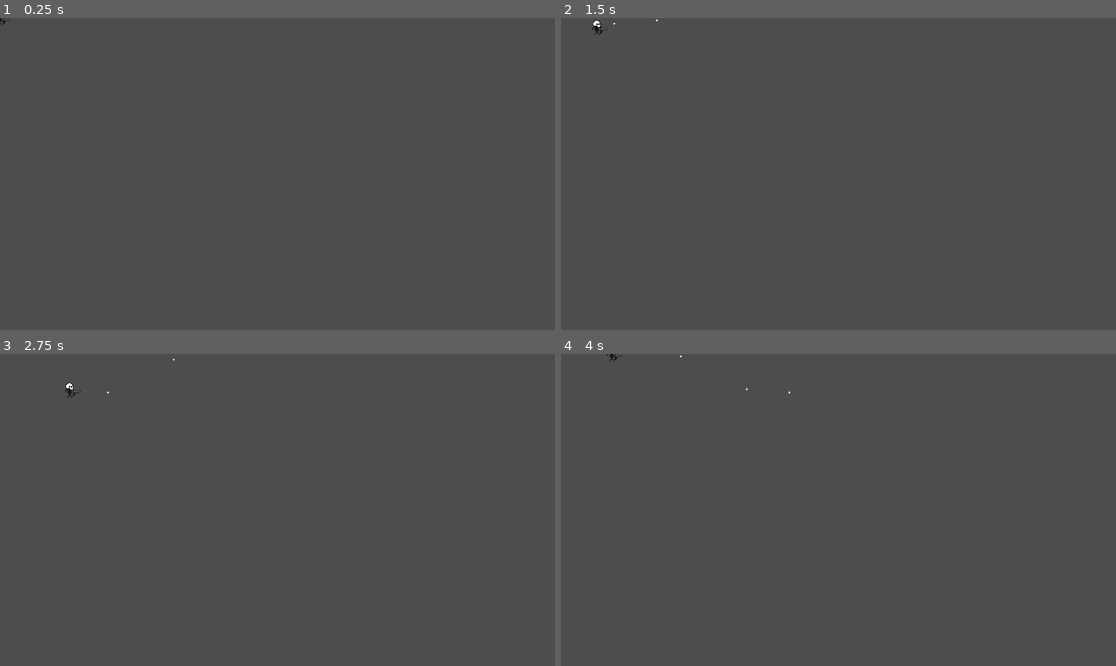
Above: before the commit, frames 1-4 (two rows, left to right).
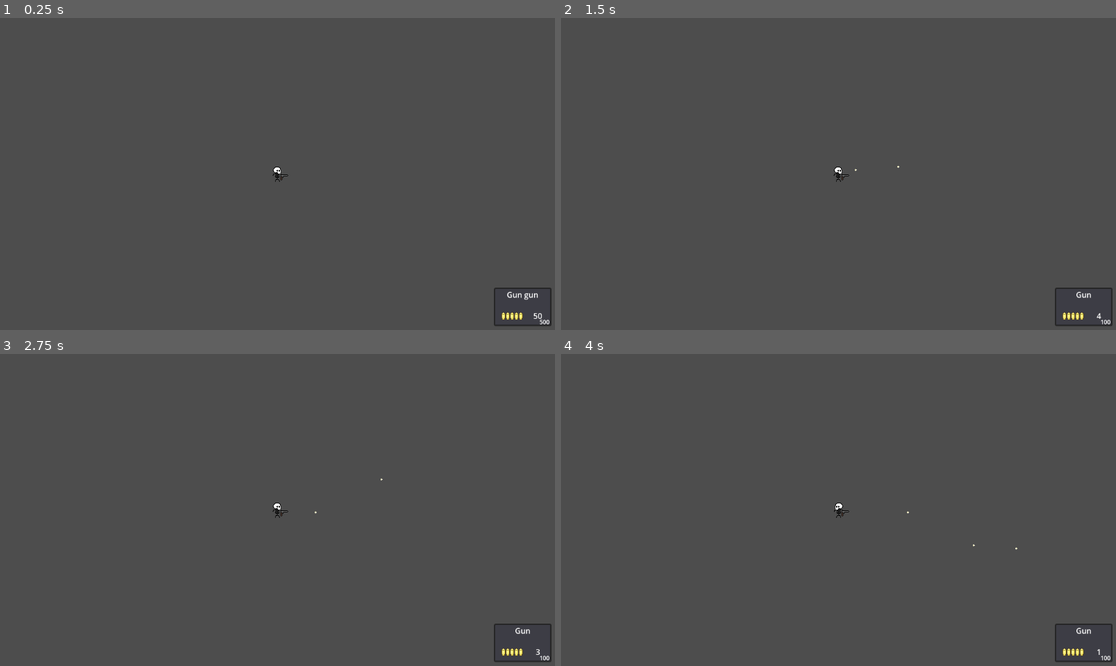
Above: after the commit, the same moments.

Repository: Matobro/bulletskeles
Game: Godot game, scene res://Characters/Player/Player.tscn
The game is run twice, just before and just after one commit, with the same random seed, the same clock (stepped at 60 frames per second) and the same inputs. The project has no main scene, so this scene is started directly.
Inputs (mouse positions are in pixels of both pictures, inside the frame that each line leads up to):
- Up to frame 1 (0.25 s): no input
- Up to frame 2 (1.5 s): tap Enter at 0.5 s; move the mouse to (960, 158) at 0.52 s; press the mouse at (960, 158) at 0.53 s; hold D (right) 0.53-1.28 s; tap Space at 1.25 s; move the mouse to (727, 189) at 1.27 s; release the mouse at (727, 189) at 1.28 s; hold S (down) from 1.28 s (still down); click (727, 189) at 1.35 s
- Up to frame 3 (2.75 s): tap Enter at 2 s; move the mouse to (333, 441) at 2.02 s; release S (down) at 2.03 s; press the mouse at (333, 441) at 2.03 s; hold D (right) from 2.03 s (still down)
- Up to frame 4 (4 s): move the mouse to (810, 572) at 2.77 s; release D (right) at 2.78 s; release the mouse at (810, 572) at 2.78 s; hold W (up) 2.78-3.53 s; click (810, 572) at 2.85 s; move the mouse to (1005, 556) at 3.52 s; press the mouse at (1005, 556) at 3.53 s; hold A (left) from 3.53 s (still down)

The runs differ from the first frame. In frame 1, 0.4% of the frame differs, in the area x 0-100%, y 0-99%; in frame 2, 0.4%, in the area x 5-100%, y 0-99%; in frame 3, 0.4%; in frame 4, 0.4%.

Commit message:
weapon ui + reloading + ammo

Diff:
--- a/Characters/Player/Player.gd
+++ b/Characters/Player/Player.gd
@@ -1,12 +1,16 @@
 extends Node2D
+
+class_name Player
 
 var movement: PlayerMovement
 var input: PlayerInput
+var weapon_ui: WeaponUI
 
 var current_weapon: Weapon
 
 var inventory = [] # weapon scene, weapon stats
 var current_index = 0
+
 func _ready():
 	setup_player()
 	add_test_gun()
@@ -26,8 +30,13 @@
 	input = $Player/PlayerInput
 	input.initialize_input(self)
 
+	weapon_ui = $CanvasLayer/UI/WeaponPanel
+
 func equip_weapon(index: int):
 	if current_weapon:
+		if is_connected("ammo_changed", update_weapon_ui()):
+			disconnect("ammo_changed", update_weapon_ui())
+
 		current_weapon.queue_free()
 
 	current_index = index
@@ -39,3 +48,8 @@
 
 	$Player/WeaponSlot.add_child(current_weapon)
 	current_weapon.position = $Player/WeaponPoint.position
+
+	current_weapon.player = self
+
+func update_weapon_ui():
+	weapon_ui.update_weapon(current_weapon)
--- a/Characters/Player/Player.tscn
+++ b/Characters/Player/Player.tscn
@@ -1,8 +1,9 @@
-[gd_scene load_steps=22 format=3 uid="uid://bui30j08h64tj"]
+[gd_scene load_steps=23 format=3 uid="uid://bui30j08h64tj"]
 
 [ext_resource type="Texture2D" uid="uid://dlytkvhw85vct" path="res://Characters/Player/SkellingtonIdle.png" id="1_6mep6"]
 [ext_resource type="Script" uid="uid://ciyl7omy0vy67" path="res://Characters/Player/Player.gd" id="1_oc658"]
 [ext_resource type="Script" uid="uid://ngwt0ainmd7x" path="res://Characters/Player/PlayerMovement.gd" id="1_yeefy"]
+[ext_resource type="PackedScene" uid="uid://rbpa0vf1bi6q" path="res://UI/PlayerUI.tscn" id="2_vpjpg"]
 [ext_resource type="Texture2D" uid="uid://egk4e28kthuj" path="res://Characters/Player/SkellingtonWalk.png" id="2_yeefy"]
 [ext_resource type="Script" uid="uid://dyp8emks0rcau" path="res://Characters/Player/PlayerAnimations.gd" id="4_aj84o"]
 [ext_resource type="Script" uid="uid://dsgngy8ux3qmj" path="res://Characters/Player/PlayerInput.gd" id="6_11ham"]
@@ -116,8 +117,14 @@
 [node name="PlayerObject" type="Node2D"]
 script = ExtResource("1_oc658")
 
+[node name="CanvasLayer" type="CanvasLayer" parent="."]
+
+[node name="UI" parent="CanvasLayer" instance=ExtResource("2_vpjpg")]
+
 [node name="Player" type="CharacterBody2D" parent="."]
 script = ExtResource("1_yeefy")
+
+[node name="Camera2D" type="Camera2D" parent="Player"]
 
 [node name="AnimatedSprite2D" type="AnimatedSprite2D" parent="Player"]
 sprite_frames = SubResource("SpriteFrames_5xivi")
--- /dev/null
+++ b/UI/PlayerUI.tscn
@@ -0,0 +1,98 @@
+[gd_scene load_steps=4 format=3 uid="uid://rbpa0vf1bi6q"]
+
+[ext_resource type="Script" uid="uid://c0jw7ue6u5ire" path="res://UI/WeaponUI.gd" id="1_0gjvn"]
+[ext_resource type="Texture2D" uid="uid://dhyd4d5dp1edj" path="res://UI/Icons/AmmoIcon.png" id="1_hriva"]
+
+[sub_resource type="StyleBoxFlat" id="StyleBoxFlat_0gjvn"]
+content_margin_left = 0.0
+content_margin_top = 0.0
+content_margin_right = 0.0
+content_margin_bottom = 0.0
+bg_color = Color(0.20392157, 0.20392157, 0.2509804, 0.61960787)
+border_width_left = 3
+border_width_top = 3
+border_width_right = 3
+border_width_bottom = 3
+border_color = Color(0.15487596, 0.154876, 0.15487587, 1)
+corner_radius_top_left = 3
+corner_radius_top_right = 3
+corner_radius_bottom_right = 3
+corner_radius_bottom_left = 3
+corner_detail = 5
+
+[node name="UI" type="Control"]
+layout_mode = 3
+anchors_preset = 15
+anchor_right = 1.0
+anchor_bottom = 1.0
+grow_horizontal = 2
+grow_vertical = 2
+
+[node name="WeaponPanel" type="Panel" parent="."]
+layout_mode = 1
+anchors_preset = 3
+anchor_left = 1.0
+anchor_top = 1.0
+anchor_right = 1.0
+anchor_bottom = 1.0
+offset_left = -127.0
+offset_top = -88.0
+offset_right = -7.0
+offset_bottom = -8.0
+grow_horizontal = 0
+grow_vertical = 0
+theme_override_styles/panel = SubResource("StyleBoxFlat_0gjvn")
+script = ExtResource("1_0gjvn")
+
+[node name="WeaponName" type="Label" parent="WeaponPanel"]
+layout_mode = 1
+anchors_preset = 15
+anchor_right = 1.0
+anchor_bottom = 1.0
+offset_left = 3.0
+offset_top = 3.0
+offset_right = -3.0
+offset_bottom = -54.0
+grow_horizontal = 2
+grow_vertical = 2
+text = "Gun gun"
+horizontal_alignment = 1
+
+[node name="AmmoIcon" type="TextureRect" parent="WeaponPanel"]
+layout_mode = 0
+offset_left = 16.0
+offset_top = 51.0
+offset_right = 60.0
+offset_bottom = 91.0
+texture = ExtResource("1_hriva")
+stretch_mode = 2
+
+[node name="MagazineAmount" type="Label" parent="WeaponPanel"]
+layout_mode = 1
+anchors_preset = 15
+anchor_right = 1.0
+anchor_bottom = 1.0
+offset_left = 68.0
+offset_top = 47.0
+offset_right = -4.0
+offset_bottom = 16.0
+grow_horizontal = 2
+grow_vertical = 2
+text = "50
+"
+horizontal_alignment = 1
+
+[node name="AmmoAmount" type="Label" parent="WeaponPanel"]
+layout_mode = 1
+anchors_preset = 15
+anchor_right = 1.0
+anchor_bottom = 1.0
+offset_left = 82.0
+offset_top = 63.0
+offset_right = 10.0
+offset_bottom = 32.0
+grow_horizontal = 2
+grow_vertical = 2
+theme_override_font_sizes/font_size = 12
+text = "500"
+horizontal_alignment = 1
--- /dev/null
+++ b/UI/WeaponUI.gd
@@ -0,0 +1,32 @@
+extends Node
+
+class_name WeaponUI
+
+var weapon_stats: WeaponStats
+var weapon: Weapon
+
+var weapon_text
+var ammo_text
+var magazine_text
+
+func _ready() -> void:
+    weapon_text = $WeaponName
+    ammo_text = $AmmoAmount
+    magazine_text = $MagazineAmount
+
+func update_weapon(wep):
+    weapon = wep
+    weapon_stats = wep.stats
+
+    update_name()
+    update_ammo()
+    update_magazine()
+
+func update_name():
+    weapon_text.text = weapon.name
+
+func update_ammo():
+    ammo_text.text = str(weapon_stats.ammo)
+
+func update_magazine():
+    magazine_text.text = str(weapon_stats.current_magazine)
--- a/Weapons/Data/Weapon.gd
+++ b/Weapons/Data/Weapon.gd
@@ -3,20 +3,72 @@
 class_name Weapon
 
 var stats: WeaponStats
+var player: Player
 
 var cooldown = 0.2
 var _cooldown_timer = 0.0
+var _reload_timer = 0.0
+var _reloading: bool = false
 
 func _process(delta: float) -> void:
 	if _cooldown_timer > 0.0:
 		_cooldown_timer -= delta
 
+	if _reload_timer > 0.0:
+		_reload_timer -= delta
+		if _reload_timer <= 0.0:
+			_reloading = false
+			_reload()
+
+## Call reload (start timer)
+func _call_reload():
+	if _reloading: return
+
+	_reloading = true
+	_reload_timer = stats.reload_time
+
+## Execute reload
+func _reload():
+	var reload_amount: int
+
+	if stats.ammo < stats.magazine_size:
+		reload_amount = stats.ammo
+	else:
+		reload_amount = stats.magazine_size
+
+	stats.current_magazine += reload_amount
+	stats.ammo -= reload_amount
+	player.update_weapon_ui()
+
+## Check if ammo in gun
+func has_ammo() -> bool:
+	if stats.ammo > 0:
+		return true
+	return false
+
+## Check if ammo in mag
+func has_bullet_in_magazine() -> bool:
+	if stats.current_magazine > 0:
+		return true
+	return false
+
+## Call shoot
 func call_shoot():
-	if _cooldown_timer <= 0:
+	if _reloading or _cooldown_timer > 0: return
+
+	if has_bullet_in_magazine():
 		shoot()
 		_cooldown_timer = cooldown
+		stats.current_magazine -= stats.bullet_usage
+		clampi(stats.bullet_usage, 0, stats.magazine_size)
+		player.update_weapon_ui()
+
+	else:
+		if has_ammo():
+			_call_reload()
 
 #overridden per weapon - i think idk fsajiofsajoifsajhinp
+## Execute shoot
 func shoot():
 	var bullet = stats.projectile_scene.instantiate()
 	bullet.global_position = global_position
--- a/Weapons/Data/WeaponStats.gd
+++ b/Weapons/Data/WeaponStats.gd
@@ -5,6 +5,11 @@
 @export var damage: int = 1
 @export var fire_rate: float = 0.1
 @export var projectiles: int = 1
+@export var bullet_usage: int = 1
+@export var ammo: int = 100
+@export var magazine_size: int = 6
+@export var current_magazine: int = 6
+@export var reload_time: float = 1.0
 @export var spread: float = 0.0
 @export var bullet_speed: float = 50.0
 @export var projectile_scene: PackedScene
Binary file added: UI/Icons/AmmoIcon.png
Not shown, added: UI/Icons/AmmoIcon.png.import
Not shown, added: UI/WeaponUI.gd.uid
